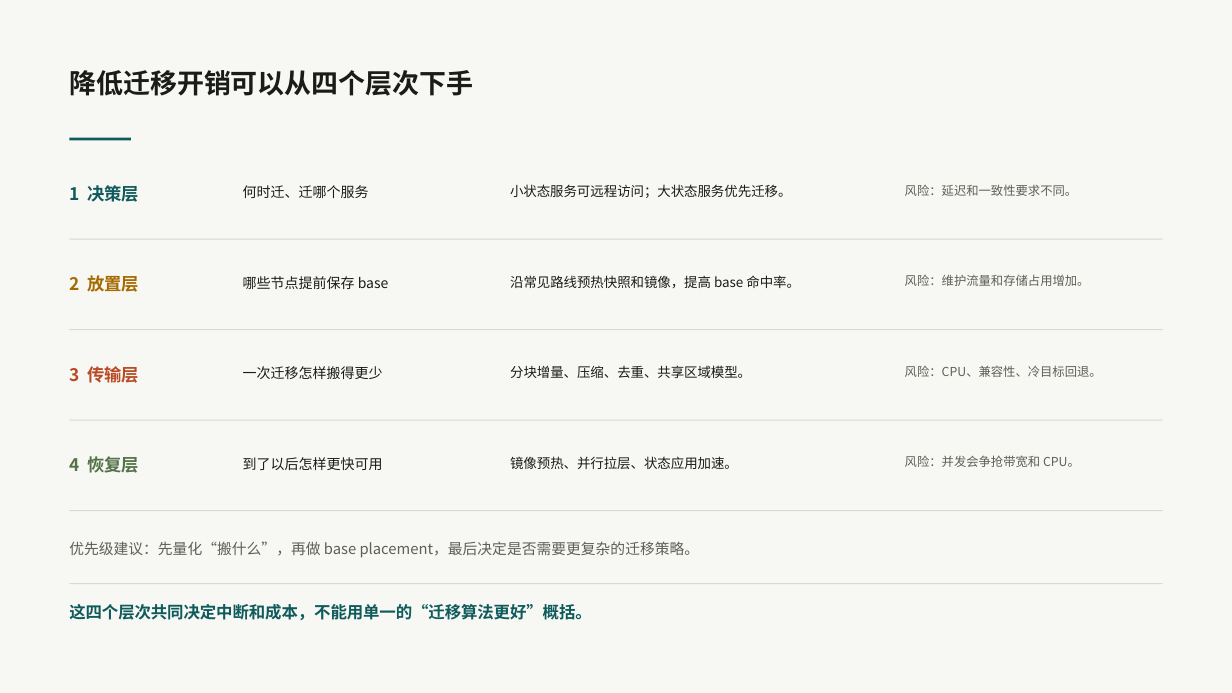
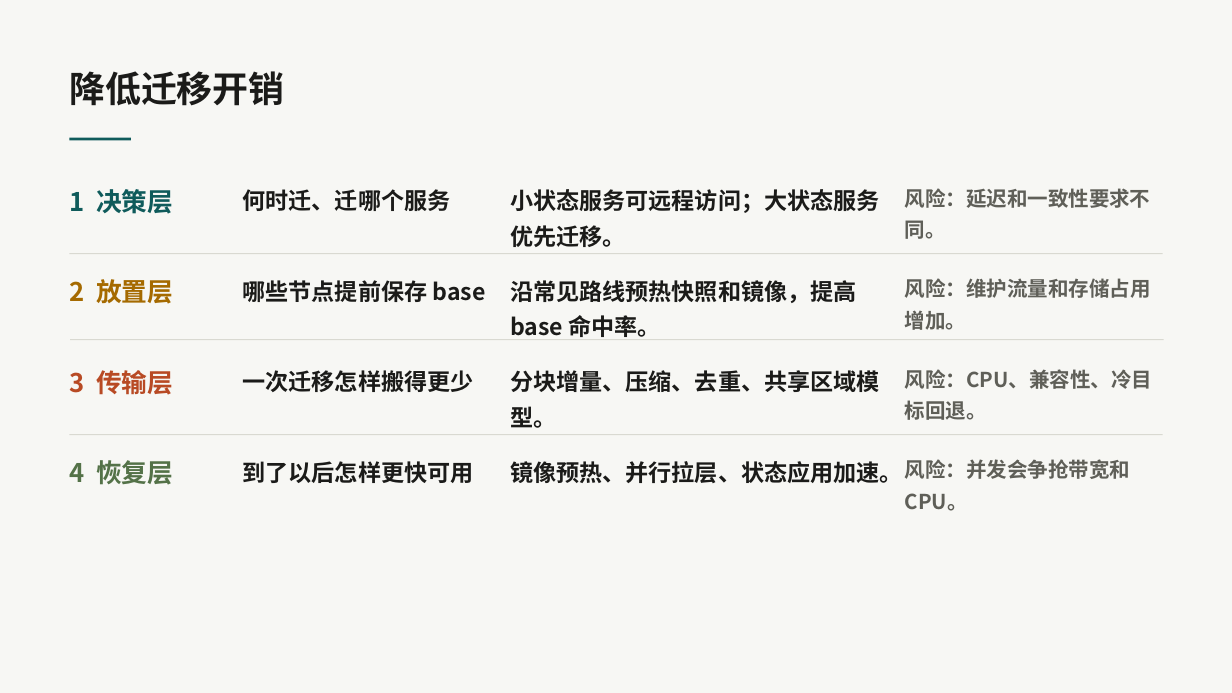
Before and after one commit to KaguraNia/MyEdgeSimPy, a slide deck: slide 22 of output/presentation/移动服务状态迁移.pptx (slide 20 before the commit). Drawn at 1232x693 pixels with LibreOffice and Linux fonts; fonts in the diff are those of the drawing. Boxes give left, top, right and bottom in pixels: in the first picture for what was removed or moved away, otherwise in the second. Text is boxed around its words. In the diff, an @@ line names an element or a change of style, - is before the commit and + after.

```diff
--- a/output/presentation/移动服务状态迁移.pptx
+++ b/output/presentation/移动服务状态迁移.pptx
@@ text at [69,71,284,106]: text changed; size 21 to 28 pt @@
-降低迁移开销可以从四个层次下手
+降低迁移开销
@@ rectangle: place and size @@
-rectangle at [69,238,1163,239]
+rectangle at [69,253,1163,254]
@@ rectangle: place and size @@
-rectangle at [69,329,1163,330]
+rectangle at [70,339,1164,340]
@@ size 13.5 to 20 pt in 4 elements at [69,189,173,214], [69,279,173,304], [69,370,173,395], [69,460,173,485] @@
@@ rectangle: place and size @@
-rectangle at [69,420,1163,421]
+rectangle at [69,434,1163,435]
@@ size 10.9 to 18 pt, bold on in 4 elements at [243,189,451,211], [243,280,486,302], [243,370,474,392], [243,461,474,483] @@
@@ size 10.5 to 18 pt, bold on in 4 elements at [510,189,880,247], [510,280,856,337], [510,370,880,428], [510,461,903,483] @@
@@ size 9.6 to 16 pt, bold on in 4 elements at [905,188,1151,239], [905,278,1151,330], [905,369,1152,420], [905,459,1130,511] @@
@@ rectangle removed at [69,510,1163,511] @@
@@ text removed at [69,541,700,558] @@
-优先级建议：先量化“搬什么”，再做 base placement，最后决定是否需要更复杂的迁移策略。
@@ rectangle removed at [69,583,1163,584] @@
@@ text removed at [69,604,591,620] @@
-这四个层次共同决定中断和成本，不能用单一的“迁移算法更好”概括。
```
Also in this commit, not shown: 15 other slides changed, 2 slides added, 2 slides removed, 23 other files.
